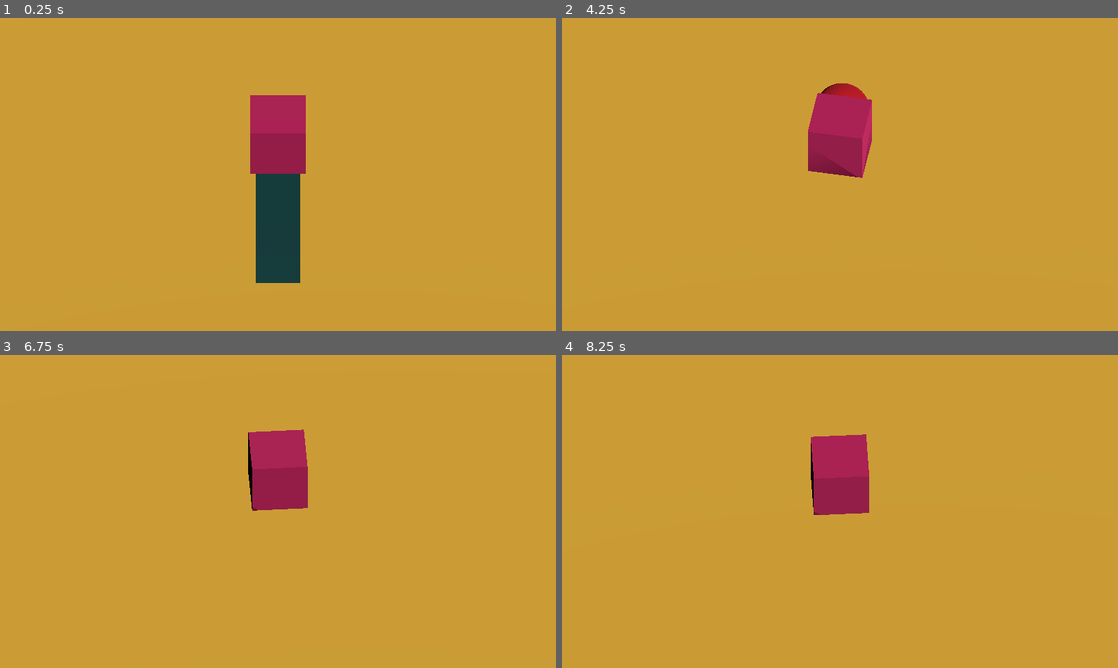
Above: before the commit, frames 1-4 (two rows, left to right).
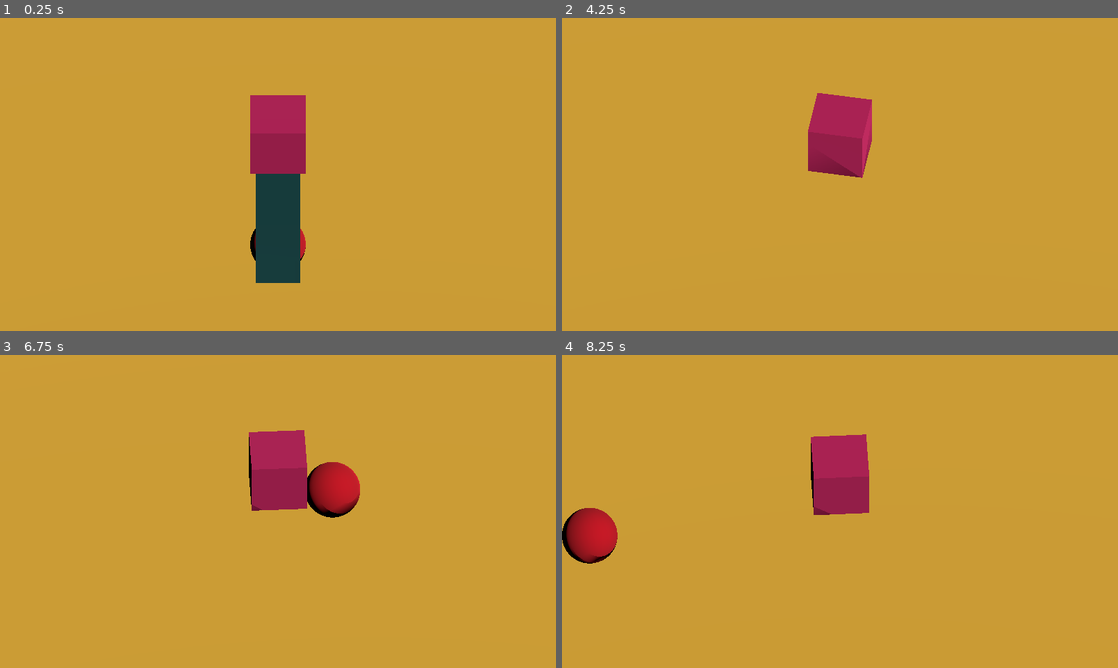
Above: after the commit, the same moments.

Repository: pazfelipe/godot-cube-test
Game: Godot game, scene res://main.tscn
The game is run twice, just before and just after one commit, with the same random seed, the same clock (stepped at 60 frames per second) and the same inputs.
Inputs (mouse positions are in pixels of both pictures, inside the frame that each line leads up to):
- Up to frame 1 (0.25 s): no input
- Up to frame 2 (4.25 s): move the mouse to (962, 158) at 0.52 s; hold Right (ui_right) 0.53-1.28 s; click (962, 158) at 0.67 s; move the mouse to (728, 190) at 1.27 s; hold Down (ui_down) 1.28-2.03 s; tap Enter at 2 s; move the mouse to (895, 105) at 2.02 s; hold Right (ui_right) 2.03-2.78 s; tap Space at 2.75 s; move the mouse to (812, 237) at 2.77 s; hold Up (ui_up) 2.78-3.53 s; click (812, 237) at 2.92 s; move the mouse to (1006, 221) at 3.52 s; hold Left (ui_left) from 3.53 s (still down)
- Up to frame 3 (6.75 s): move the mouse to (111, 464) at 4.27 s; move the mouse to (305, 511) at 5.02 s; release Left (ui_left) at 5.03 s; hold Down (ui_down) 5.03-5.78 s; click (305, 511) at 5.17 s; tap Enter at 5.75 s; move the mouse to (194, 433) at 5.77 s; hold Right (ui_right) 5.78-6.53 s; tap Space at 6.5 s; move the mouse to (400, 495) at 6.52 s; hold Up (ui_up) from 6.53 s (still down)
- Up to frame 4 (8.25 s): move the mouse to (728, 527) at 7.27 s; release Up (ui_up) at 7.28 s; hold Right (ui_right) 7.28-8.03 s; click (728, 527) at 7.42 s; move the mouse to (895, 442) at 8.02 s; hold Down (ui_down) from 8.03 s (still down)

The runs differ from the first frame. In frame 1, 0.1% of the frame differs, in the area x 45-55%, y 67-78%; in frame 2, 0.3%; in frame 3, 1.5%, in the area x 44-65%, y 23-52%; in frame 4, 1.4%.

Commit message:
feat: add enemy spawner functionality. Implemented a new enemy spawner script to manage enemy instantiation and spawning logic, and updated scene files to integrate the spawner with adjustable parameters for enemy count and spawn intervals.

Diff:
--- /dev/null
+++ b/Bullet.tscn
@@ -0,0 +1,20 @@
+[gd_scene load_steps=4 format=3 uid="uid://do5yux6mq1edb"]
+
+[sub_resource type="SphereMesh" id="SphereMesh_x3e43"]
+radius = 0.1
+height = 0.2
+
+[sub_resource type="StandardMaterial3D" id="StandardMaterial3D_ayd6b"]
+albedo_color = Color(0, 0.752941, 0.988235, 1)
+
+[sub_resource type="SphereShape3D" id="SphereShape3D_4s4u5"]
+radius = 0.1
+
+[node name="Bullet" type="RigidBody3D"]
+
+[node name="MeshInstance3D" type="MeshInstance3D" parent="."]
+mesh = SubResource("SphereMesh_x3e43")
+surface_material_override/0 = SubResource("StandardMaterial3D_ayd6b")
+
+[node name="CollisionShape3D" type="CollisionShape3D" parent="."]
+shape = SubResource("SphereShape3D_4s4u5")
--- /dev/null
+++ b/enemy_spawner.gd
@@ -0,0 +1,46 @@
+extends Node
+
+@export var enemy_scene: PackedScene
+@export var spawn_interval_range := Vector2(1.0, 3.0)
+@export var max_enemies := 10
+@export var spawn_radius := 10.0
+
+var _enemies := []
+var _spawn_timer := 0.0
+var _next_spawn_time := 0.0
+var _char: Node3D
+
+func _ready():
+	_char = get_parent().get_node_or_null("char")
+	_reset_spawn_timer()
+
+func _process(delta):
+	if _enemies.size() >= max_enemies:
+		return
+
+	_spawn_timer += delta
+	if _spawn_timer >= _next_spawn_time:
+		_spawn_timer = 0.0
+		_reset_spawn_timer()
+		_spawn_enemy()
+
+func _reset_spawn_timer():
+	_next_spawn_time = randf_range(spawn_interval_range.x, spawn_interval_range.y)
+
+func _spawn_enemy():
+	if _char == null:
+		return
+
+	var enemy = enemy_scene.instantiate()
+	var angle = randf() * TAU
+	var distance = randf_range(3.0, spawn_radius)
+	var offset = Vector3(cos(angle), 0, sin(angle)) * distance
+	enemy.global_position = _char.global_position + offset
+	get_parent().add_child(enemy)
+	_enemies.append(enemy)
+
+	# Cleanup se o inimigo for destruído
+	enemy.connect("tree_exited", Callable(self, "_on_enemy_exited").bind(enemy))
+
+func _on_enemy_exited(enemy):
+	_enemies.erase(enemy)
--- a/main.tscn
+++ b/main.tscn
@@ -1,10 +1,11 @@
-[gd_scene load_steps=12 format=3 uid="uid://bkh27s7wu2ip6"]
+[gd_scene load_steps=13 format=3 uid="uid://bkh27s7wu2ip6"]
 
 [ext_resource type="Script" uid="uid://dvioax0rpupdb" path="res://camera_3d.gd" id="2_0xm2m"]
 [ext_resource type="Script" uid="uid://cf4xse7wb4pop" path="res://char.gd" id="2_h2yge"]
 [ext_resource type="Script" uid="uid://ba51jodgvssbb" path="res://ground_generator.gd" id="3_h2yge"]
 [ext_resource type="PackedScene" uid="uid://b0wnw47omwaxh" path="res://ground_block.tscn" id="4_1bvp3"]
 [ext_resource type="PackedScene" uid="uid://bao2n5a0jdlv0" path="res://enemy.tscn" id="5_lquwl"]
+[ext_resource type="Script" uid="uid://b6qux3wjl4yft" path="res://enemy_spawner.gd" id="6_7mycd"]
 
 [sub_resource type="BoxMesh" id="BoxMesh_1bvp3"]
 
@@ -67,5 +68,10 @@
 infinite = true
 max_blocks = 500
 
-[node name="Enemy" parent="." instance=ExtResource("5_lquwl")]
-transform = Transform3D(1, 0, 0, 0, 1, 0, 0, 0, 1, 2, 0.25, 2)
+[node name="EnemySpawner" parent="." instance=ExtResource("5_lquwl")]
+transform = Transform3D(1, 0, 0, 0, 1, 0, 0, 0, 1, 0, 0.25, 0)
+script = ExtResource("6_7mycd")
+enemy_scene = ExtResource("5_lquwl")
+spawn_interval_range = Vector2(1, 3)
+max_enemies = 10
+spawn_radius = 10.0
Not shown, added: enemy_spawner.gd.uid
